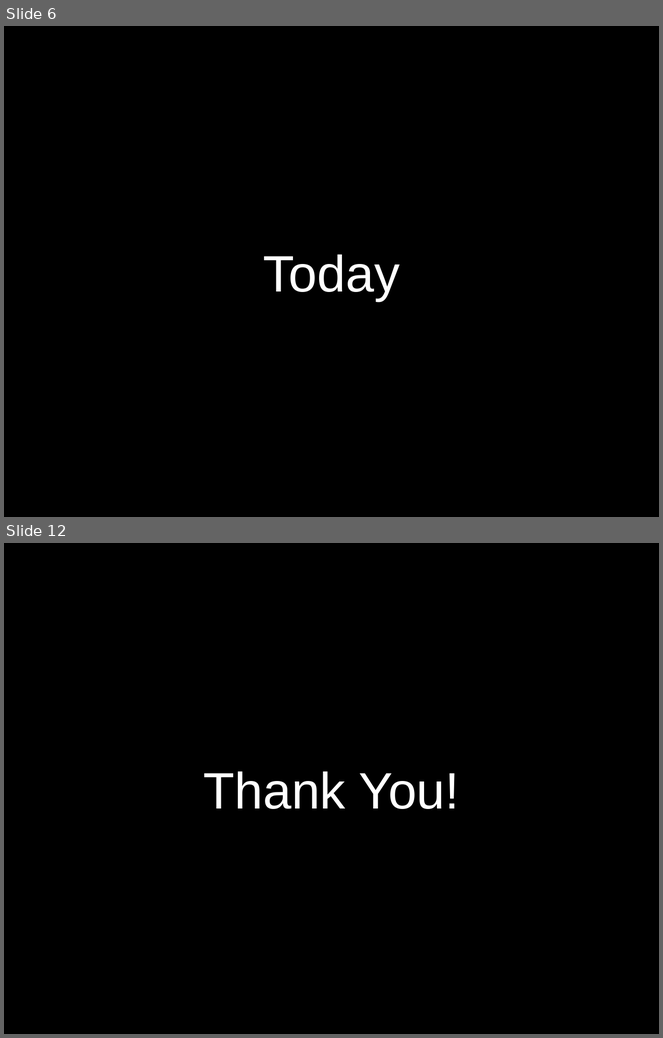
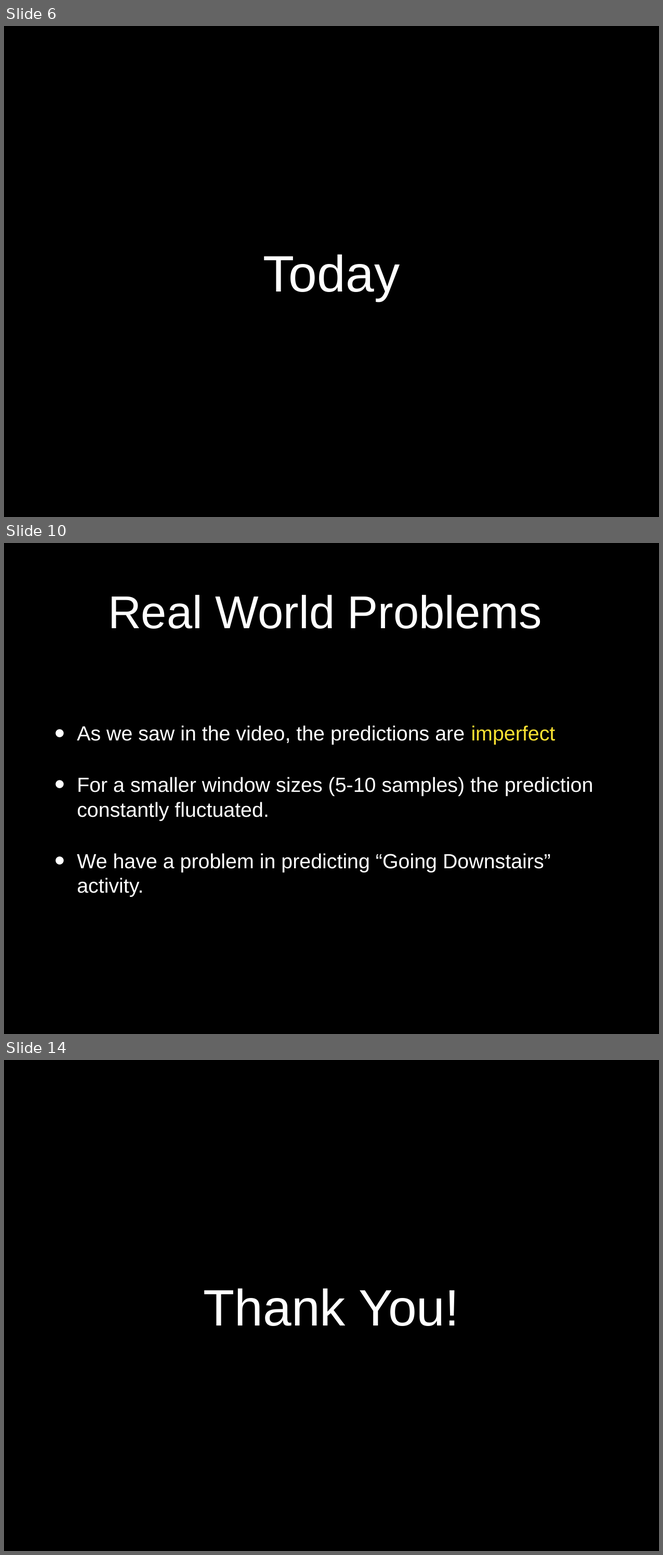
Before and after one commit to idocal/motionsense, a slide deck: presentations/Presentation3.pptx. Shown one above the other, each under a label of ours: slides 6 and 12 before the commit, slides 6, 10 and 14 after it; the slides between them are not shown. The pictures are 663x1038 and 663x1555 pixels, drawn with LibreOffice and Linux fonts; fonts in the diff are those of the drawing; background and template pictures are left out. Boxes give left, top, right and bottom in pixels: in the first picture for what was removed or moved away, otherwise in the second. Text is boxed around its words. In the diff, an @@ line names an element or a change of style, - is before the commit and + after.

```diff
--- a/presentations/Presentation3.pptx
+++ b/presentations/Presentation3.pptx
@@ slide 10 added at <box>4,543,659,1034</box>, background #000000 @@
@@ title added at <box>108,594,542,629</box>, 72 pt, text #FFFFFF @@
+Real World Problems
@@ text added at <box>77,726,594,897</box>, 32 pt, text #FFFFFF @@
+• As we saw in the video, the predictions are imperfect
+• For a smaller window sizes (5-10 samples) the prediction constantly fluctuated.
+• We have a problem in predicting “Going Downstairs” activity.
@@ what was slide 12 is now slide 14 @@
```
Also in this commit, not shown: 5 slides changed, 2 other slides added, 1 slide removed, 1 other file.
